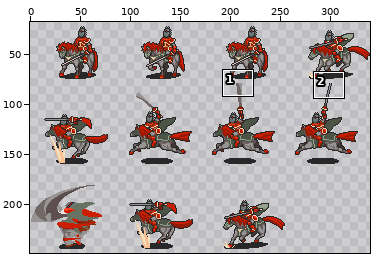
Two versions of one sprite sheet, images/Units/RedKnight.png. The first picture is a wide view before the edit; the outline marks the close-up.
Close-up. Old version:
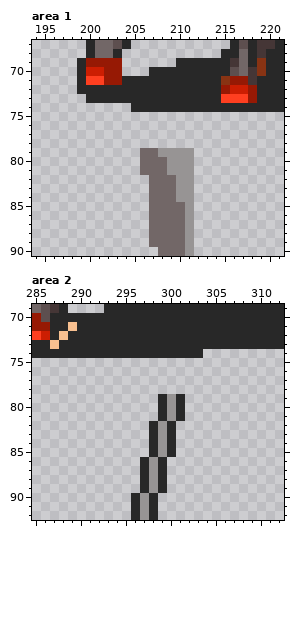
The file is 340x255 pixels. Colours within 5 levels of each other are drawn and written as one. Shown: area 1: x 194..221, y 67..90; area 2: x 285..312, y 69..92. The old version is drawn lined up with the new one. The wide view leaves out empty margins.
The same view after the edit:
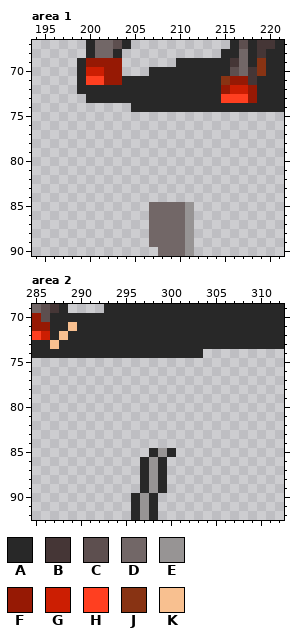
Palette (. is transparent): A #282828  B #453636  C #5d4f4f  D #726767  E #979494  F #961904  G #cc1e02  H #ff3f20  J #883313  K #f8c090
Message: Resized Knights
Diff:
whole drawing moved by +0,-10 (the old picture is shown already moved)
Area 1:
Colour D is removed in row 79 at x 206 to 207; in rows 80 to 81 at x 206 to 208; in rows 82 to 84 at x 207 to 209.
Colour E is removed in row 79 at x 208 to 211; in rows 80 to 81 at x 209 to 211; in rows 82 to 84 at x 210 to 211.
Area 2:
Colour A is removed in rows 79 to 81 at x 299 and 301; in rows 82 to 84 at x 298 and 300.
Colour E is removed in rows 79 to 81 at x 300; in rows 82 to 84 at x 299.
